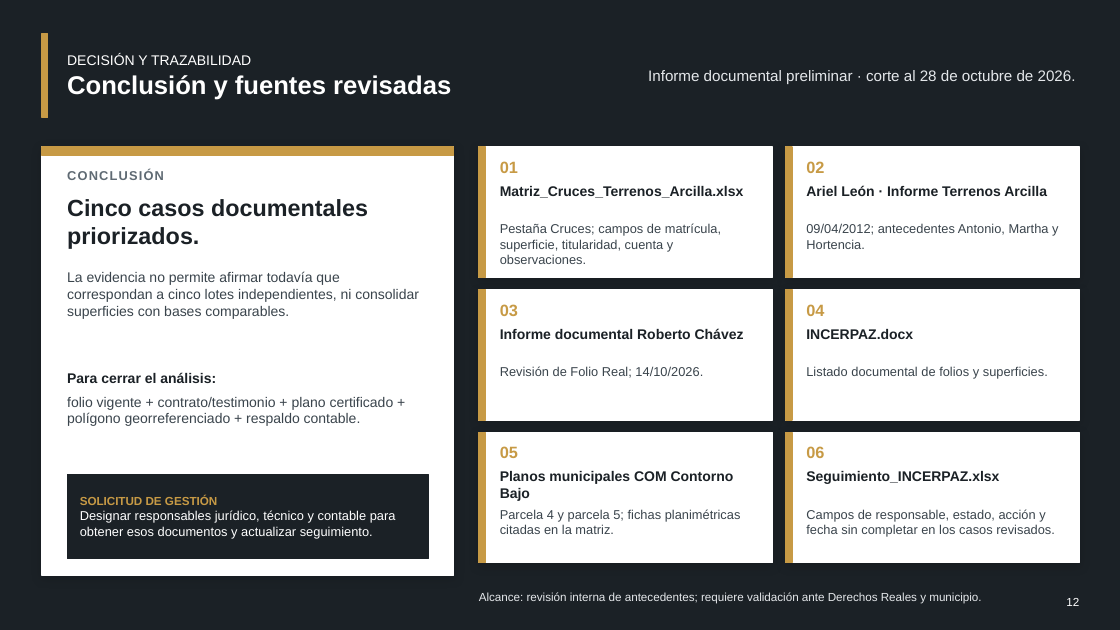
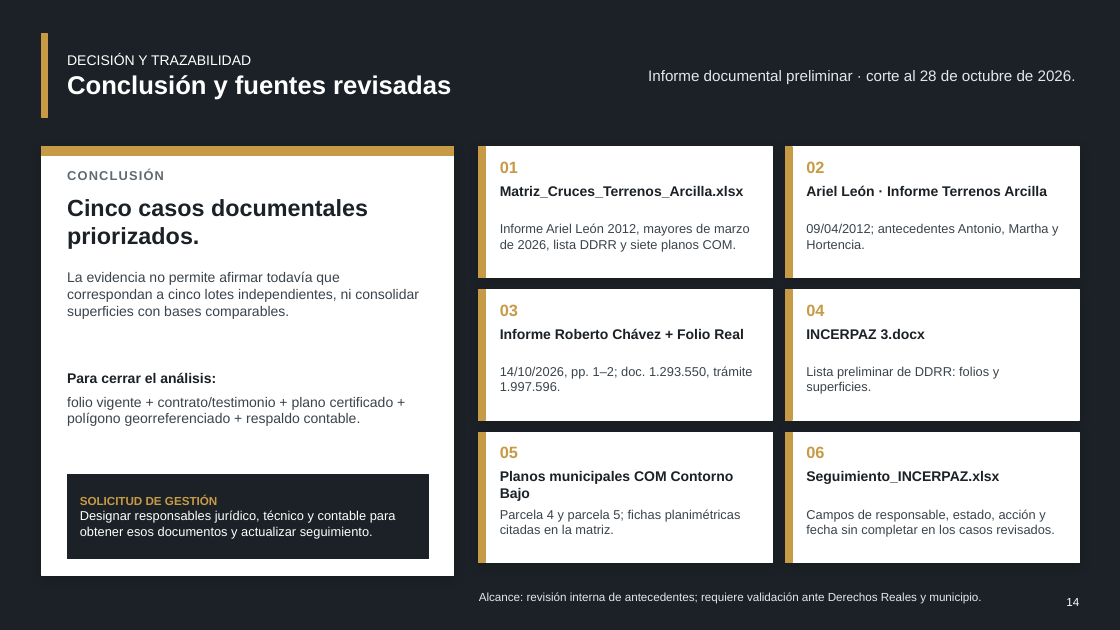
Before and after one commit to hugop1006-cpu/incerpaz-la-gran-obra, a slide deck: slide 14 of Informe_5_Casos_Patrimoniales_Viacha_2026_v2.pptx (slide 12 before the commit). Drawn at 1120x630 pixels with LibreOffice and Linux fonts; fonts in the diff are those of the drawing; background and template pictures are left out. Boxes give left, top, right and bottom in pixels: in the first picture for what was removed or moved away, otherwise in the second. Text is boxed around its words. In the diff, an @@ line names an element or a change of style, - is before the commit and + after.

```diff
--- a/Informe_5_Casos_Patrimoniales_Viacha_2026_v2.pptx
+++ b/Informe_5_Casos_Patrimoniales_Viacha_2026_v2.pptx
@@ text at [500,223,750,252]: text changed @@
-Pestaña Cruces; campos de matrícula, superficie, titularidad, cuenta y observaciones.
+Informe Ariel León 2012, mayores de marzo de 2026, lista DDRR y siete planos COM.
@@ text at [500,328,744,339]: text changed @@
-Informe documental Roberto Chávez
+Informe Roberto Chávez + Folio Real
@@ text at [806,329,925,339]: text changed @@
-INCERPAZ.docx
+INCERPAZ 3.docx
@@ text at [500,366,752,391]: text changed @@
-Revisión de Folio Real; 14/10/2026.
+14/10/2026, pp. 1–2; doc. 1.293.550, trámite 1.997.596.
@@ text at [806,366,999,394]: text changed @@
-Listado documental de folios y superficies.
+Lista preliminar de DDRR: folios y superficies.
@@ page number at [1066,598,1079,606]: text changed @@
-12
+14
```
Also in this commit, not shown: 7 other slides changed, 2 slides added.
